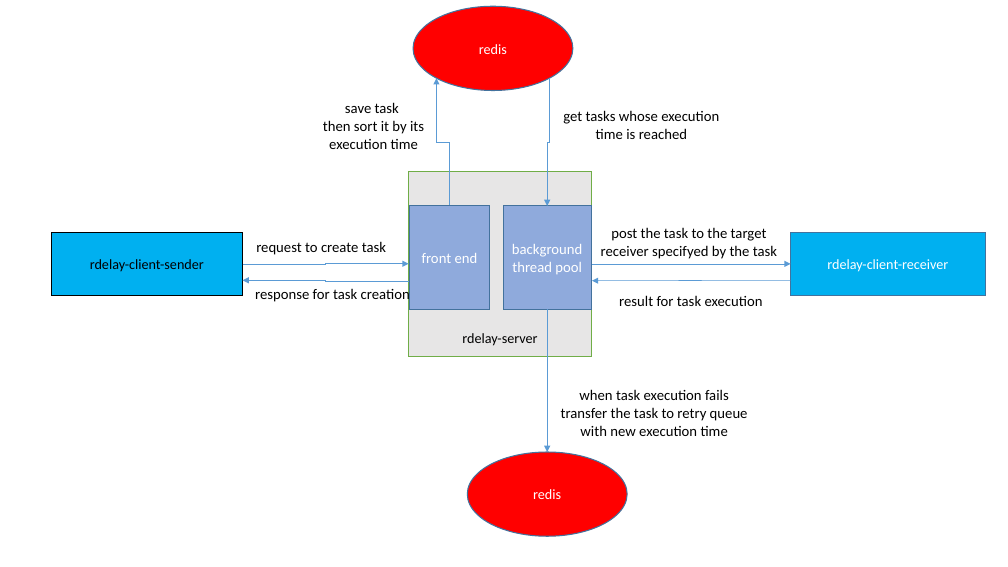
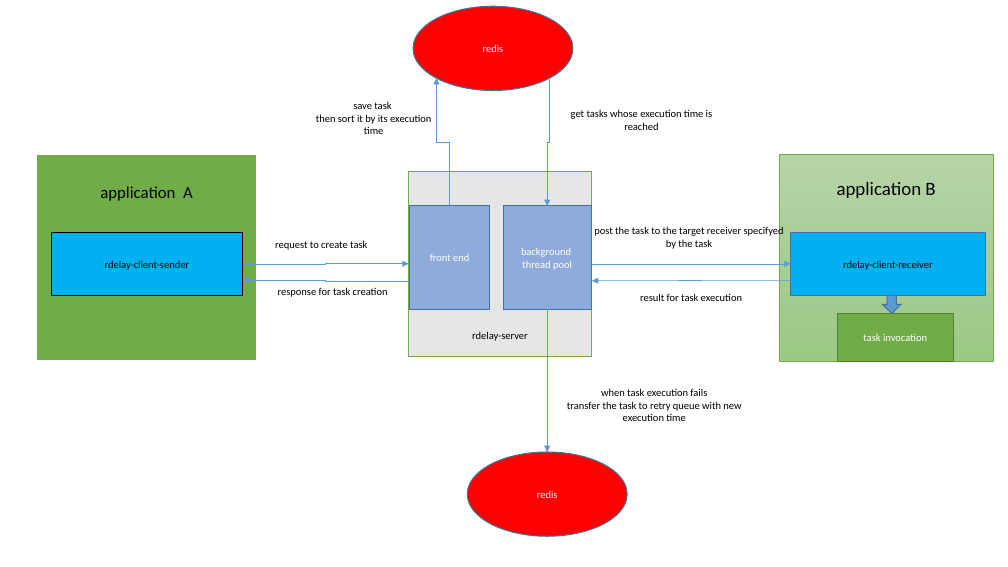
Before and after one commit to fenquen/rdelay, a slide deck: slide 1 of rdelay.pptx. Drawn at 1008x567 pixels with LibreOffice and Linux fonts; fonts in the diff are those of the drawing. Boxes give left, top, right and bottom in pixels: in the first picture for what was removed or moved away, otherwise in the second. Text is boxed around its words. In the diff, an @@ line names an element or a change of style, - is before the commit and + after.

```diff
--- a/rdelay.pptx
+++ b/rdelay.pptx
@@ size 14 to 10 pt in 9 elements at [504,206,591,309], [409,206,490,309], [278,287,388,297], [640,293,742,301], [275,240,367,250], [594,226,784,249], [571,109,713,130], [567,388,741,421], [316,101,431,134] @@
@@ rectangle added at [36,154,257,361], fill #70AD47, outline #FFFFFF 1.5 pt @@
@@ rectangle added at [780,155,994,361], fill gradient #B5D5A7 to #AACE9A to #9CC987, outline #70AD47 0.5 pt @@
@@ text added at [100,186,193,201], 16 pt, text #000000 @@
+application A
@@ text added at [837,182,935,198], 18 pt, text #000000 @@
+application B
@@ rectangle "rdelay-client-receiver" at [791,232,985,295]: size 13.5 to 10 pt, text colour #FFFFFF to #000000 @@
@@ down arrow added at [882,296,901,314], fill #5B9BD5, outline #43739E 1 pt @@
@@ size 13.5 to 10 pt in 4 elements at [51,232,243,295], [413,6,572,90], [467,452,627,536], [472,331,528,341] @@
@@ rectangle added at [838,314,954,361], fill #70AD47, outline #538035 1 pt, 10 pt, text #FFFFFF @@
+task invocation
```
Also in this commit, not shown: 1 other file.
